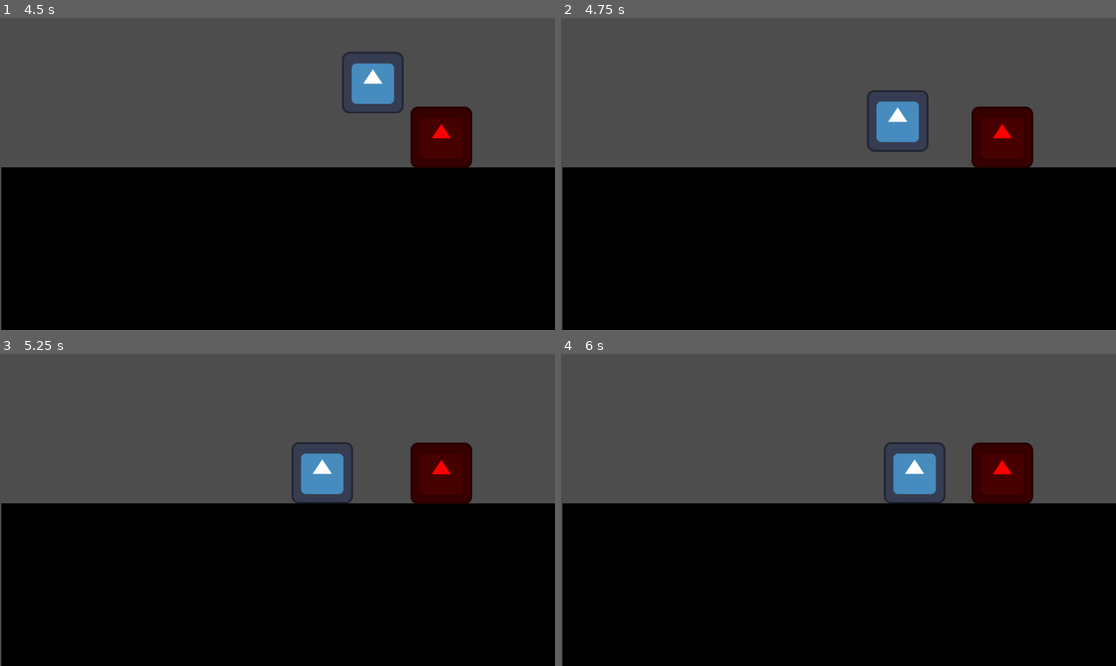
Above: before the commit, frames 1-4 (two rows, left to right).
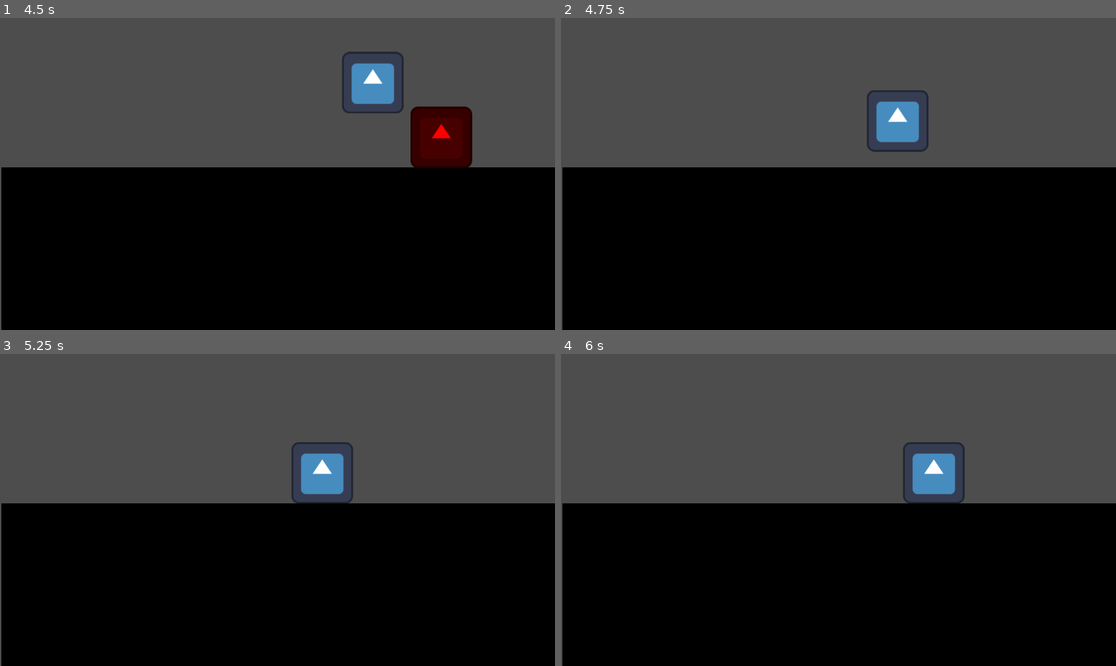
Above: after the commit, the same moments.

Repository: Dragon614pc/NinjaDragonsGameOff2023
Game: Godot game, scene res://test.tscn
Same seed, same stepped clock (60 frames per second), same inputs: the game is played once before the commit and once after it. The engine's default icon, where the game draws it, is replaced by a stand-in: a white triangle on a blue panel in a dark square.
Inputs:
- Up to frame 1 (4.5 s): hold Right (Right) 0.53-2.03 s; tap X (Attack) every 0.75 s from 0.6 to 4.35 s; tap Z (Jump) at 0.77, 1.52, 3.02, 3.77 s; hold Left (Left) 2.03-2.78 s; hold Right (Right) 2.78-4.28 s; tap Enter at 3.5 s; hold Left (Left) from 4.28 s (still down)
- Up to frame 2 (4.75 s): keep holding Left (Left); tap Z (Jump) at 4.52 s
- Up to frame 3 (5.25 s): release Left (Left) at 5.03 s; hold Right (Right) from 5.03 s (still down); tap X (Attack) at 5.1 s
- Up to frame 4 (6 s): release Right (Right) at 5.78 s; hold Left (Left) from 5.78 s (still down); tap X (Attack) at 5.85 s

Frame 1 is identical in both runs. In frame 2, 2.2% of the frame differs, in the area x 73-86%, y 28-49%; in frame 3, 2.2%; in frame 4, 3.5%, in the area x 58-86%, y 28-49%.

Commit message:
gave dummy health and made death script

Diff:
--- a/project/Player/player.gd
+++ b/project/Player/player.gd
@@ -1,6 +1,6 @@
 extends CharacterBody2D
 
-
+signal sword_hit
 const SPEED = 300.0
 const JUMP_VELOCITY = -500.0
 var can_attack = true
@@ -42,4 +42,5 @@
 
 
 func _on_sword_body_entered(body):
-	print("hit")
+	#print("hit")
+	sword_hit.emit()
--- a/project/test.tscn
+++ b/project/test.tscn
@@ -1,8 +1,9 @@
-[gd_scene load_steps=4 format=3 uid="uid://d33cc7t2wq1mi"]
+[gd_scene load_steps=5 format=3 uid="uid://d33cc7t2wq1mi"]
 
 [ext_resource type="PackedScene" uid="uid://cachposdl3r3w" path="res://Player/player.tscn" id="1_e57sp"]
 [ext_resource type="PackedScene" uid="uid://pi085xf4abau" path="res://test/floor_test.tscn" id="2_53ose"]
 [ext_resource type="PackedScene" uid="uid://b36f45rs7xbu8" path="res://test/dummy.tscn" id="3_p0vge"]
+[ext_resource type="Script" path="res://test/dummy.gd" id="4_mf8ja"]
 
 [node name="Node2D" type="Node2D"]
 
@@ -14,3 +15,6 @@
 
 [node name="dummy" parent="." instance=ExtResource("3_p0vge")]
 position = Vector2(916, 248)
+script = ExtResource("4_mf8ja")
+
+[connection signal="sword_hit" from="Player" to="dummy" method="_on_player_sword_hit"]
--- /dev/null
+++ b/project/test/dummy.gd
@@ -0,0 +1,18 @@
+extends StaticBody2D
+var health = 3
+
+# Called when the node enters the scene tree for the first time.
+func _ready():
+	pass # Replace with function body.
+
+
+# Called every frame. 'delta' is the elapsed time since the previous frame.
+func _process(delta):
+	if health <=0:
+		queue_free()
+		print("dead")
+
+
+func _on_player_sword_hit():
+	health -= 1
+	print("hit \n{0} hitpoints left".format({"0":health}))
